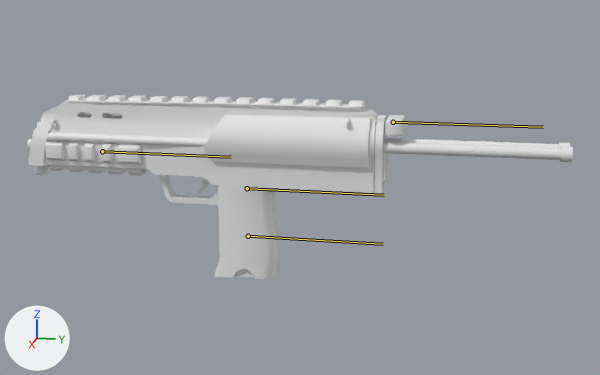
The FBX model Assets/6v6Shooter/Animations/[04] WeaponAnimations/Weapon - VEL-Ironclad 308 animations.fbx, before and after one commit.
One viewpoint serves both versions: a camera (50 mm lens) standing at (0.786, 0.211, 0.241) and looking at (-0.004, 0.053, 0.043). Arrows for +X, +Y and +Z are at lower left; the lights stay in place. The bones that bend it are drawn over the model as lines. Materials are left out; every surface is plain grey.

In view in the first picture: 'Base - VEL-Ironclad 308'.
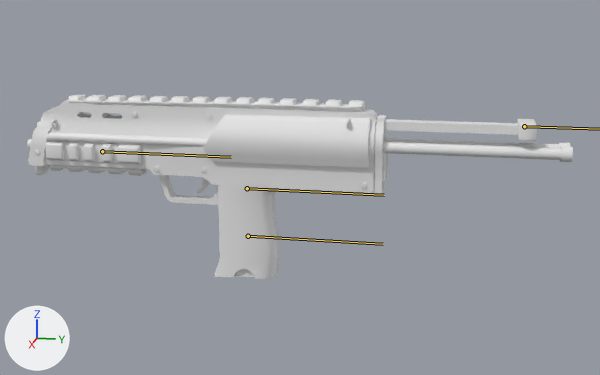
The newer file adds an action. The first version stands in its rest pose; the second is drawn at frame 121 of the action 'AN_MAG_Inspect'.

What the commit changed:
Bone 'ChargingHandle - AR/SM' (bone_charginghandle___ar_sm) moves from (0.0, 0.0, 0.0) to (0.0, 0.1208, 0.0).

Pixel boxes [x1, y1, x2, y2] of what changed, in the pictures (600 x 375 px):
'Base - VEL-Ironclad 308', posed
    both: [27, 95, 573, 279]
